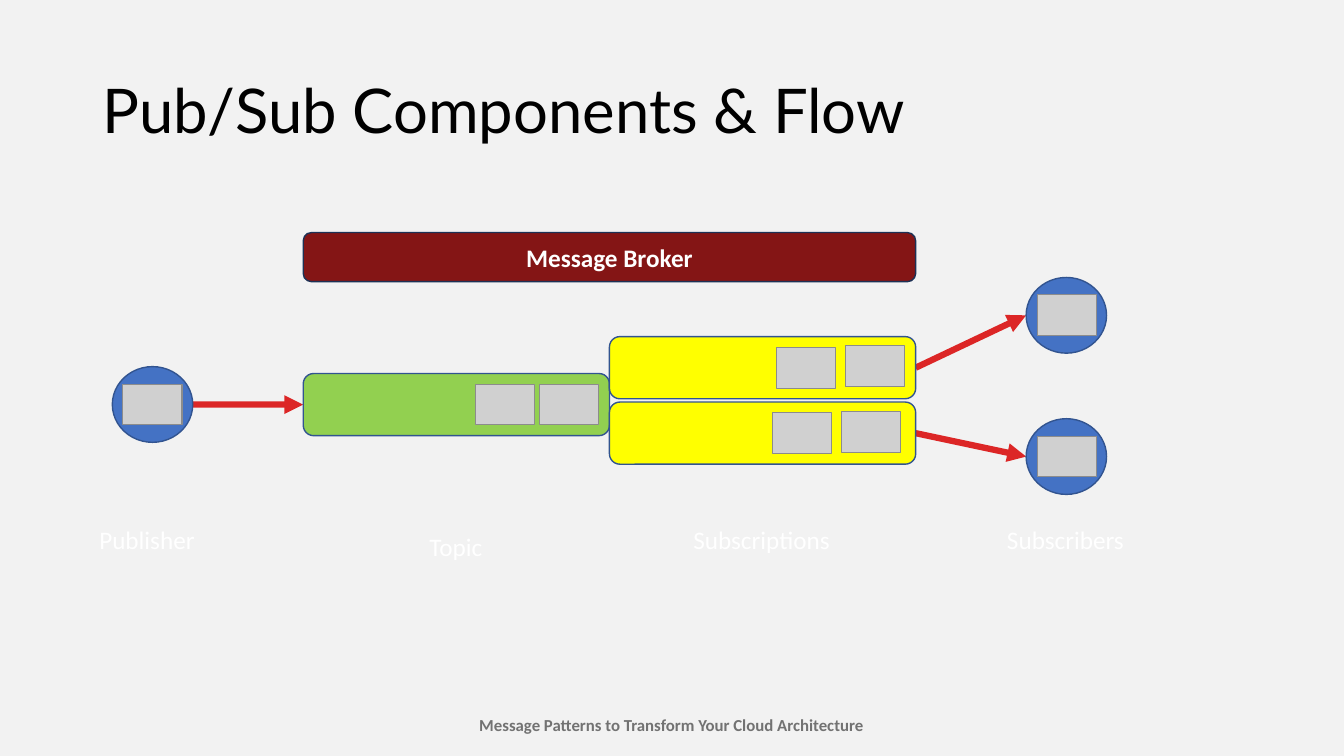
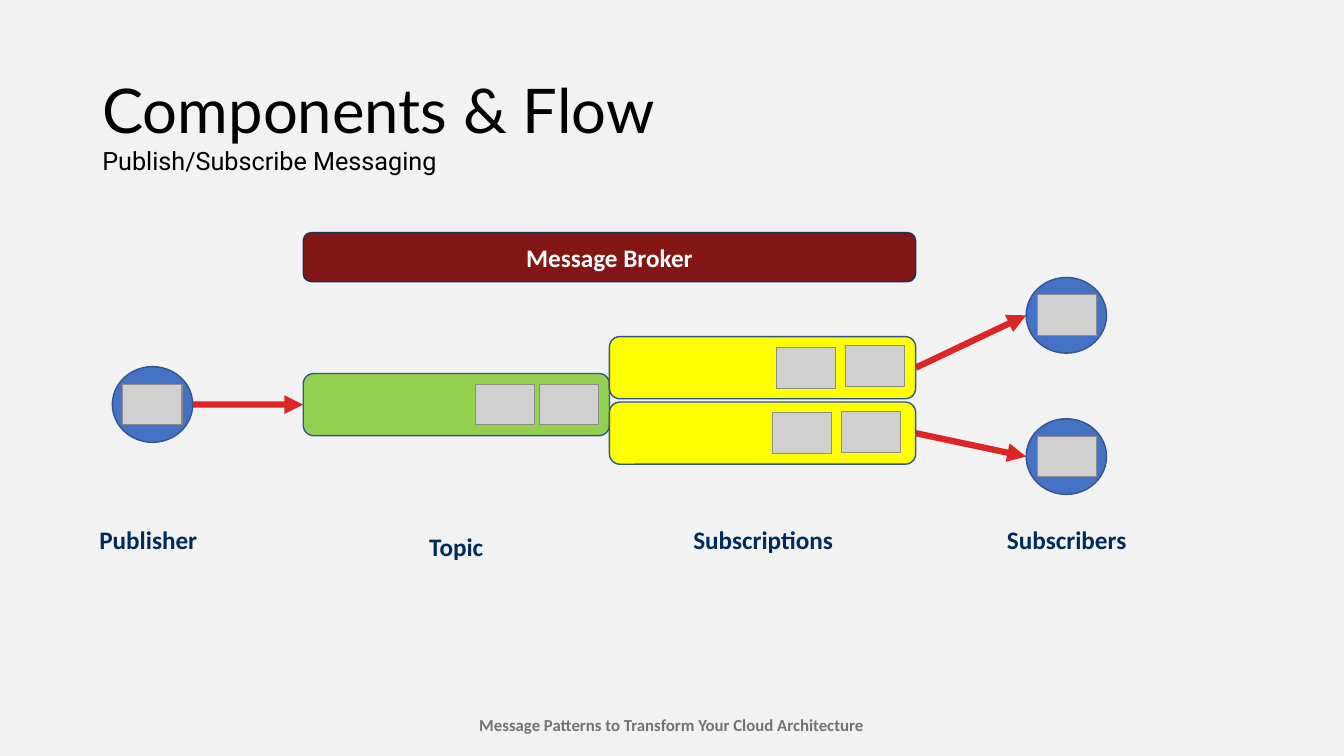
Before and after one commit to TaleLearnCode/MessagingPatternsToTransformYourCloudArchitecture, a slide deck: slide 30 of EventMaterials/MessagingPatterns-AtlantaCloudConference2025.pptx. Drawn at 1344x756 pixels with LibreOffice and Linux fonts; fonts in the diff are those of the drawing; grey boxes stand for pictures. Boxes give left, top, right and bottom in pixels: in the first picture for what was removed or moved away, otherwise in the second. Text is boxed around its words. In the diff, an @@ line names an element or a change of style, - is before the commit and + after.

```diff
--- a/EventMaterials/MessagingPatterns-AtlantaCloudConference2025.pptx
+++ b/EventMaterials/MessagingPatterns-AtlantaCloudConference2025.pptx
@@ title at (102, 87, 655, 144): text changed @@
-Pub/Sub Components & Flow
+Components & Flow
@@ text added at (102, 151, 436, 176), 18 pt, text #000000 @@
+Publish/Subscribe Messaging
@@ text added at (99, 531, 197, 549), 18 pt, text #002B5B, bold @@
+Publisher
@@ text added at (429, 538, 483, 560), 18 pt, text #002B5B, bold @@
+Topic
@@ text added at (693, 531, 833, 553), 18 pt, text #002B5B, bold @@
+Subscriptions
@@ text added at (1007, 531, 1126, 550), 18 pt, text #002B5B, bold @@
+Subscribers
```
Also in this commit, not shown: 43 other slides changed, 1 other file.
